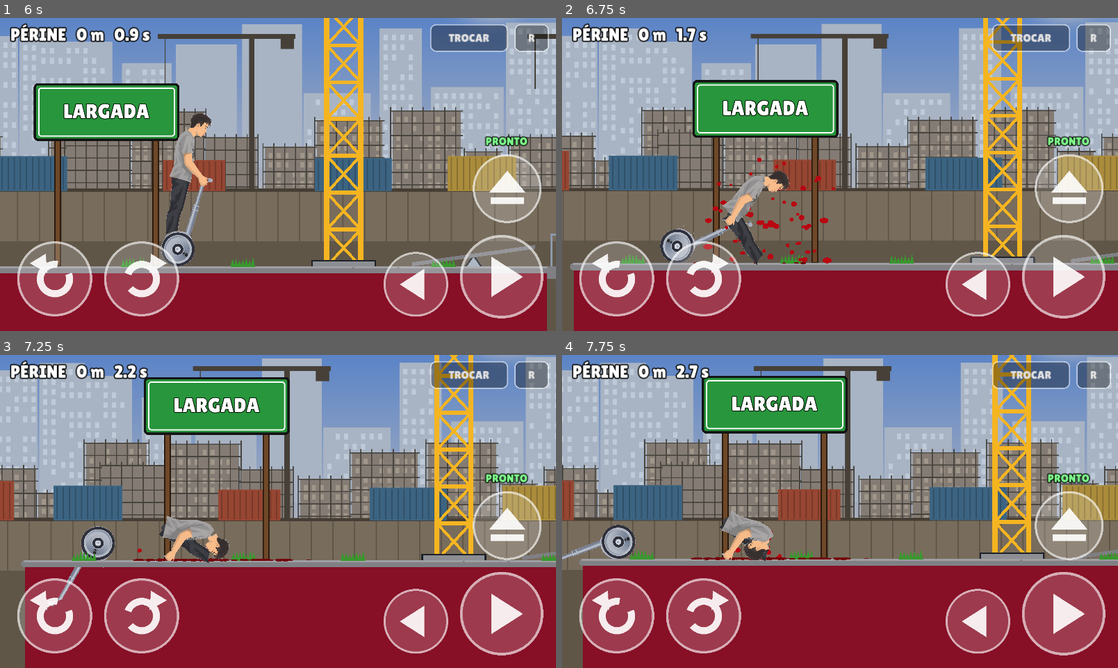
Above: before the commit, frames 1-4 (two rows, left to right).
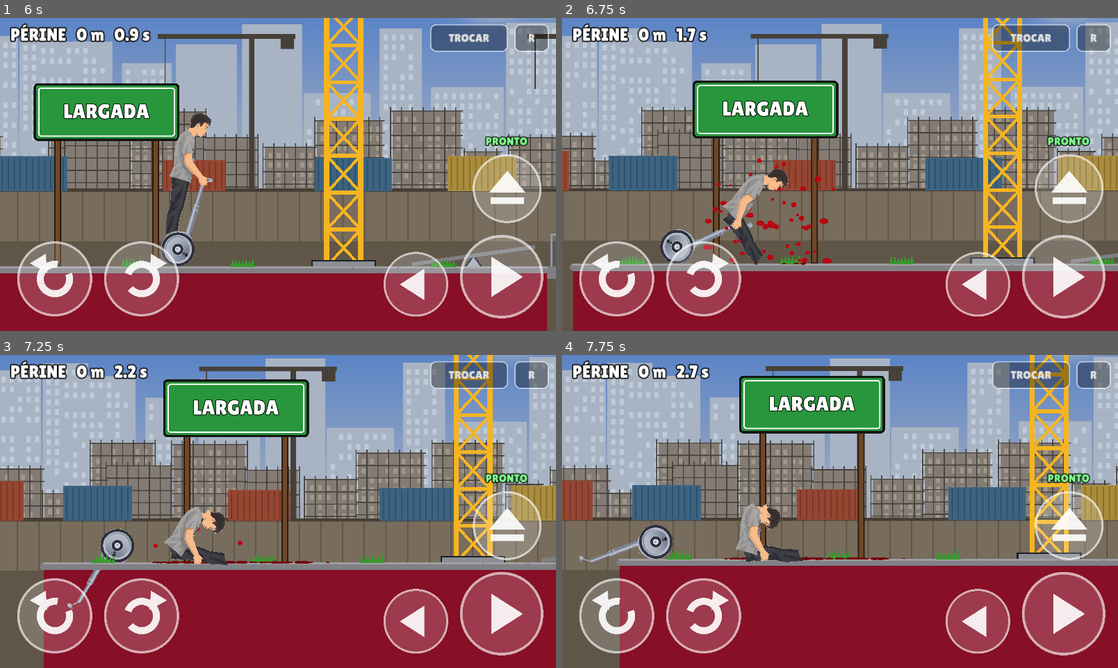
Above: after the commit, the same moments.

Repository: site-oficial-br-y/variant.agencia
Game: Godot game, scene res://levels/Abertura.tscn
Two runs of this game, one before a commit and one after it. Both use one fixed random seed, a clock stepped at 60 frames per second and the inputs below.
Inputs (mouse positions are in pixels of both pictures, inside the frame that each line leads up to):
- Up to frame 1 (6 s): tap Enter at 0.5 s; move the mouse to (400, 158) at 0.52 s; hold D 0.53-1.25 s; tap Space (eject) at 0.6 s; click (400, 158) at 0.67 s; click (511, 290) at 1.25 s; click "FASE 1" at 2 s; click "R" at 2.75 s; click "TROCAR" at 3.5 s; click (511, 290) at 4.25 s; click "FASE 2" at 5 s; move the mouse to (166, 190) at 5.77 s; hold Left (brake) from 5.78 s (still down); tap C (bomba) at 5.85 s
- Up to frame 2 (6.75 s): tap Space (eject) at 6.05, 6.6 s; move the mouse to (895, 105) at 6.52 s; release Left (brake) at 6.53 s; hold D from 6.53 s (still down)
- Up to frame 3 (7.25 s): keep holding D
- Up to frame 4 (7.75 s): move the mouse to (812, 574) at 7.27 s; release D at 7.28 s; hold Right (accelerate) from 7.28 s (still down); tap Shift (especial) at 7.35 s; click (812, 574) at 7.42 s; tap Space (eject) at 7.55 s

Frame 1 is identical in both runs. In frame 2, 2.8% of the frame differs, in the area x 0-100%, y 0-100%; in frame 3, 24%; in frame 4, 25%.

Commit message:
Bicho Ehn: som do cenario so por perto, musculo nas juntas, Gorisch com turbo
- Prensa/explosao/caixa/bola so tocam som perto do jogador (prensas longe batendo
  o tempo todo eram o barulho constante: 'metal' 47x -> 9x em 25 s)
- Ragdoll com tonus: mola em cada junta puxando pra pose da arte (nao dobra feito
  origami), mais fraco depois de morto; limite das juntas 55%
- Gorisch: turbo com jato de fogo no lugar do arpao; ganchos removidos das fases

Co-Authored-By: Claude Opus 5.5 <noreply@anthropic.com>
Claude-Session: https://claude.ai/code/session_014hX2KsBke7Sq6MsZDXhCCQ

Diff:
--- a/jogo-godot/actors/Player.gd
+++ b/jogo-godot/actors/Player.gd
@@ -68,6 +68,7 @@
 var perdeu: Dictionary = {}              # corpo -> true (membro arrancado montado)
 var _forma_corpo: Array = []             # formas do sensor (meta "corpo")
 var sensor_piloto: Area2D
+var _ang0: Dictionary = {}               # ângulo de repouso de cada junta (pose da arte)
 const MEMBROS := ["braco", "perna", "perna2", "coxa", "canela"]
 var morto := false
 var sangue: Sangue
@@ -782,13 +783,35 @@
 		pj.disable_collision = true
 		pj.softness = 0.0
 		pj.angular_limit_enabled = true
-		pj.angular_limit_lower = -deg_to_rad(float(j["lim"]) * 0.7)
-		pj.angular_limit_upper = deg_to_rad(float(j["lim"]) * 0.7)
+		pj.angular_limit_lower = -deg_to_rad(float(j["lim"]) * 0.55)
+		pj.angular_limit_upper = deg_to_rad(float(j["lim"]) * 0.55)
 		juntas[j["b"]] = pj
+		_ang0[j["b"]] = corpos[j["b"]].rotation - corpos[j["a"]].rotation
 	boneco.queue_free()
 
 # ---------- pancadas: sangue e desmembramento ----------
+## tônus muscular: a junta tende a voltar ao ângulo da arte (mola + amortecimento),
+## então o corpo cai como gente e não dobra feito origami. Fraco: pancada vence.
+func _musculos() -> void:
+	for j in D["juntas"]:
+		var a: String = j["a"]
+		var b: String = j["b"]
+		if not juntas.has(b) or not corpos.has(a) or not corpos.has(b):
+			continue
+		var ra: RigidBody2D = corpos[a]
+		var rb: RigidBody2D = corpos[b]
+		var rel := wrapf(rb.rotation - ra.rotation - float(_ang0.get(b, 0.0)), -PI, PI)
+		var wrel := rb.angular_velocity - ra.angular_velocity
+		var forca := 0.35 if morto else 1.0
+		var t := (-rel * 4.0 - wrel * 1.0) * forca
+		rb.apply_torque(t * _inercia(rb))
+		ra.apply_torque(-t * _inercia(rb) * 0.5)
+
+func _inercia(rb: RigidBody2D) -> float:
+	return rb.mass * 9000.0
+
 func _checar_pancadas() -> void:
+	_musculos()
 	for k in corpos:
 		var rb: RigidBody2D = corpos[k]
 		var dv: float = (v_ant[rb] - rb.linear_velocity).length()
--- a/jogo-godot/autoload/Game.gd
+++ b/jogo-godot/autoload/Game.gd
@@ -12,7 +12,7 @@
 const NOMES := {"segway": "PÉRINE", "cadeira": "GABRIEL", "scooter": "GIAN", "monociclo": "ERICK", "gamer": "GORISCH"}
 ## habilidade de cada um (botão especial), sempre com limite de uso
 const CHECKPOINTS := false              # sem checkpoint: morreu, volta pro começo da fase
-const HABILIDADES := {"segway": "salto", "cadeira": "turbo", "scooter": "turbo", "monociclo": "equilibrio", "gamer": "arpao"}
+const HABILIDADES := {"segway": "salto", "cadeira": "turbo", "scooter": "turbo", "monociclo": "equilibrio", "gamer": "turbo"}
 const TURBO_INFINITO := ["cadeira"]       # Gabriel: turbo sem combustível
 const BOMBA_EXTRA := ["scooter"]          # Gian: turbo + bomba num segundo botão
 const RITMO := 3.0                   # mundo 3x mais rápido: queda pesada e ritmo de Happy Wheels
--- a/jogo-godot/levels/Main.gd
+++ b/jogo-godot/levels/Main.gd
@@ -156,7 +156,7 @@
 	bola.add_child(som)
 	som.body_entered.connect(func(b: Node2D) -> void:
 		if (b.is_in_group("veiculo") or b.is_in_group("piloto")) and (bola.get_meta("vel") as Vector2).length() > 150.0:
-			Audio.tocar("metal", 0.9))
+			pecas.som("metal", bola.global_position, 0.9))
 	_pendulos.append({"bola": bola, "ancora": ancora, "L": comprimento, "th0": angulo_ini,
 		"w": w if w > 0.0 else sqrt(980.0 / comprimento), "corrente": corrente, "raio": raio})
 	_mover_pendulos(0.0)
@@ -423,7 +423,6 @@
 func _fosso(x0: float, x1: float, y: float) -> void:
 	pecas.terreno(PackedVector2Array([Vector2(x0, y + 1400), Vector2(x1, y + 1400)]), y + 2100.0, false)
 	pecas.espinhos(x0 + 40, x1 - 40, y + 1400)
-	mec.gancho(Vector2((x0 + x1) / 2.0, y - 1500.0), x0 - 150.0, y)   # rota do arpão por cima do vão
 
 ## minas com saída: cada uma tem uma lombadinha de pulo antes. Embalado você salta
 ## por cima; devagar, encosta e leva o tranco (pode perder perna, não morre na hora)
--- a/jogo-godot/levels/Pecas.gd
+++ b/jogo-godot/levels/Pecas.gd
@@ -45,6 +45,16 @@
 	gt.width = 64
 	gt.height = 64
 	_brilho = gt
+
+## som de objeto do cenário: só toca se estiver perto do jogador (a fase tem várias
+## prensas batendo ao mesmo tempo, longe da tela, e isso virava barulho constante)
+func som(nome: String, onde: Vector2, forca := 1.0) -> void:
+	var pl = raiz.get("player")
+	if pl == null or not is_instance_valid(pl) or not is_instance_valid(pl.chassi):
+		return
+	var d: float = (pl.foco() as Node2D).global_position.distance_to(onde)
+	if d < 5000.0:
+		Audio.tocar(nome, forca * clampf(1.0 - d / 5000.0, 0.25, 1.0))
 
 func tex(nome: String) -> Texture2D:
 	if not _cache.has(nome):
@@ -499,7 +509,7 @@
 	c.contact_monitor = true
 	c.max_contacts_reported = 2
 	c.body_entered.connect(func(_b: Node) -> void:
-		if c.linear_velocity.length() > 250.0: Audio.tocar("caixa", c.linear_velocity.length() / 900.0))
+		if c.linear_velocity.length() > 250.0: som("caixa", c.global_position, c.linear_velocity.length() / 900.0))
 	raiz.add_child(c)
 	return c
 
@@ -551,8 +561,8 @@
 func explodir(pos: Vector2, raio: float, dv_max: float) -> void:
 	if ao_explodir.is_valid():
 		ao_explodir.call(pos, raio)
-	Audio.tocar("impacto_forte", 1.0)
-	Audio.tocar("metal", 0.8)
+	som("impacto_forte", pos, 1.0)
+	som("metal", pos, 0.8)
 	for n in raiz.get_tree().get_nodes_in_group("veiculo") + raiz.get_tree().get_nodes_in_group("piloto"):
 		_empurrar(n, pos, raio, dv_max)
 	for n in raiz.get_children():
@@ -650,7 +660,7 @@
 		(c.get_meta("zona") as Area2D).monitoring = desce          # só esmaga quando está descendo
 		var bateu := k >= 0.999
 		if bateu and not p["embaixo"]:
-			Audio.tocar("metal", 1.0)
+			som("metal", c.position, 1.0)
 			poeira(Vector2(c.position.x - 250, p["fundo"] + 170), 1.2)
 			poeira(Vector2(c.position.x + 250, p["fundo"] + 170), 1.2)
 		p["embaixo"] = bateu
Not shown, changed: rodas/godot/index.html
Not shown, changed: rodas/godot/index.pck
